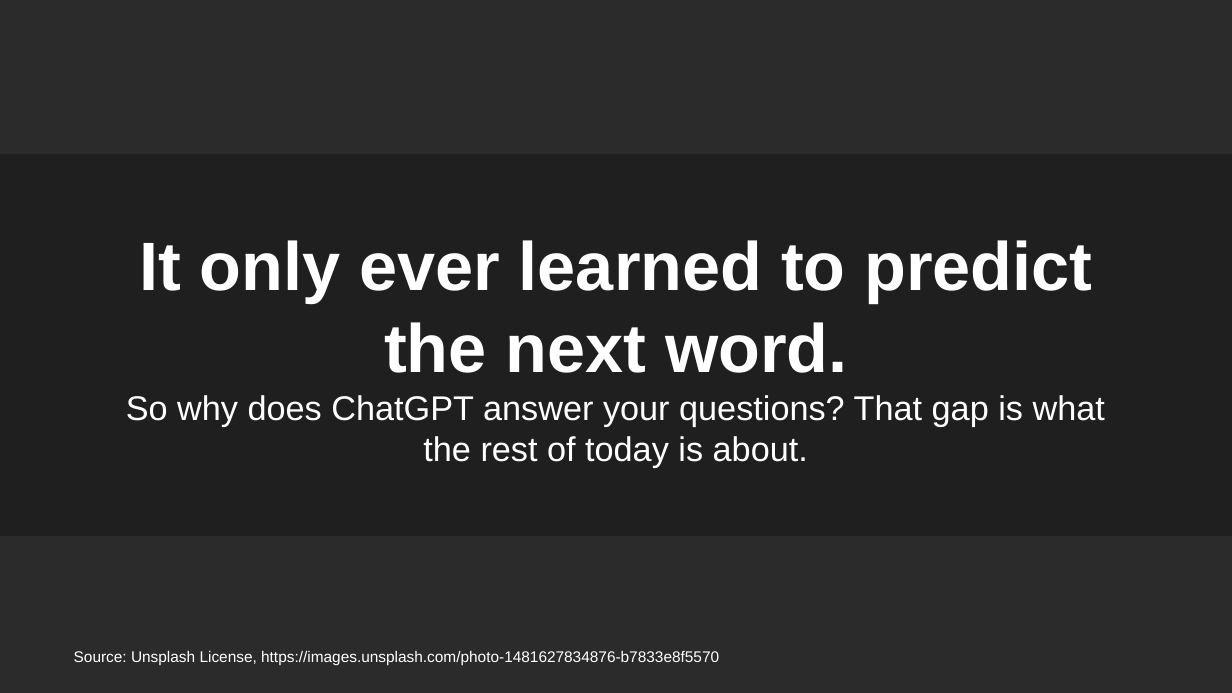
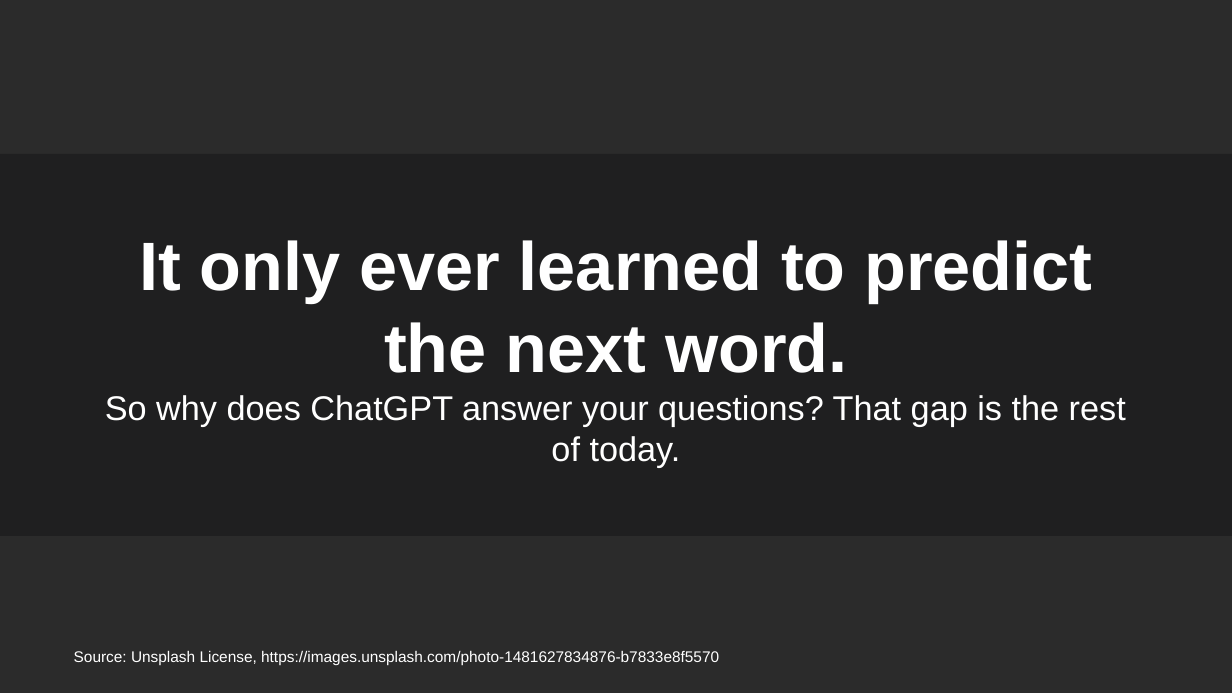
Before and after one commit to edavalosanaya/CSCI3495_NLP_LLMs_Student, a slide deck: slide 9 of weeks/week-10/class-01/lecture/slides.pptx (slide 12 before the commit). Drawn at 1232x693 pixels with LibreOffice and Linux fonts; fonts in the diff are those of the drawing; background and template pictures are left out; a plain dark background stands for a picture behind light text. Boxes give left, top, right and bottom in pixels: in the first picture for what was removed or moved away, otherwise in the second. Text is boxed around its words. In the diff, an @@ line names an element or a change of style, - is before the commit and + after.

```diff
--- a/weeks/week-10/class-01/lecture/slides.pptx
+++ b/weeks/week-10/class-01/lecture/slides.pptx
@@ text at (105,395,1126,467): text changed @@
-So why does ChatGPT answer your questions? That gap is what the rest of today is about.
+So why does ChatGPT answer your questions? That gap is the rest of today.
```
Also in this commit, not shown: 4 other slides changed, 5 slides added, 9 slides removed, 2 other files.
